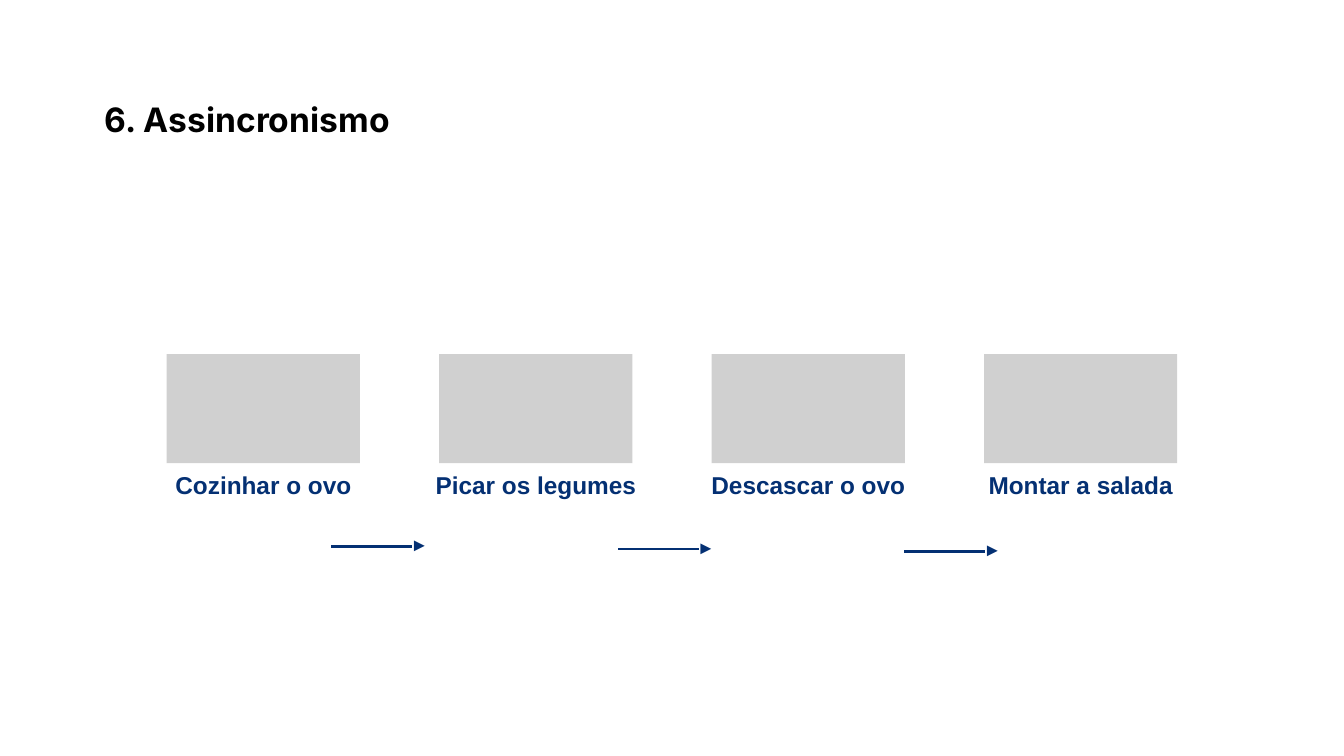
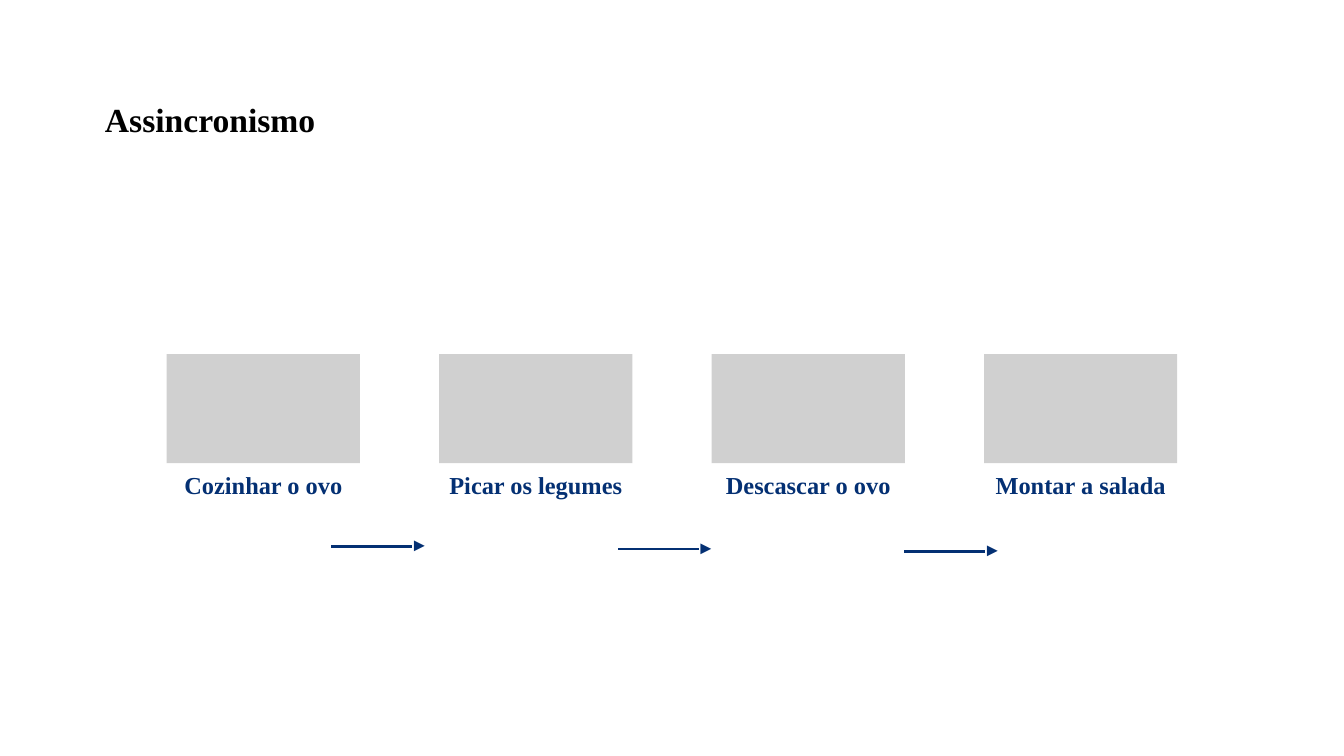
Before and after one commit to PedroMiho/UMC, a slide deck: slide 16 of engenharia-software/desenvolvimento-aplicacoes/pedro/Aula 10 - Programação Assincrona e Comunicação com API/Aula_Dart_Requisicoes_API.pptx. Drawn at 1344x756 pixels with LibreOffice and Linux fonts; fonts in the diff are those of the drawing; grey boxes stand for pictures; background and template pictures are left out. Boxes give left, top, right and bottom in pixels: in the first picture for what was removed or moved away, otherwise in the second. Text is boxed around its words. In the diff, an @@ line names an element or a change of style, - is before the commit and + after.

```diff
--- a/engenharia-software/desenvolvimento-aplicacoes/pedro/Aula 10 - Programação Assincrona e Comunicação com API/Aula_Dart_Requisicoes_API.pptx
+++ b/engenharia-software/desenvolvimento-aplicacoes/pedro/Aula 10 - Programação Assincrona e Comunicação com API/Aula_Dart_Requisicoes_API.pptx
@@ text at <box>105,108,315,133</box>: text changed; font Inter to Times New Roman @@
-6. Assincronismo
+Assincronismo
@@ font Arial to Times New Roman in 4 elements at <box>184,477,343,495</box>, <box>449,477,622,499</box>, <box>726,478,891,495</box>, <box>996,477,1165,495</box> @@
```
Also in this commit, not shown: 24 other slides changed, 1 other file.
